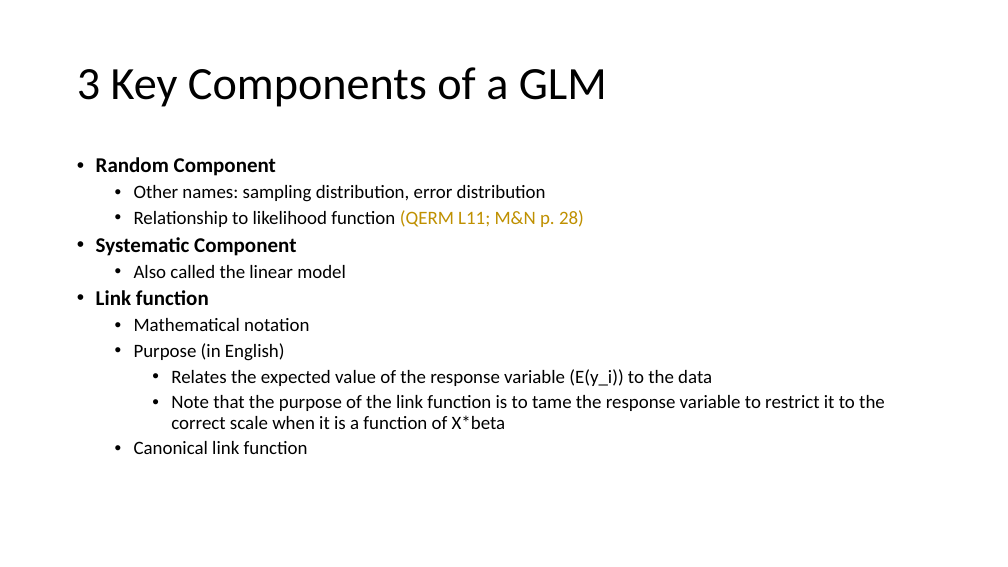
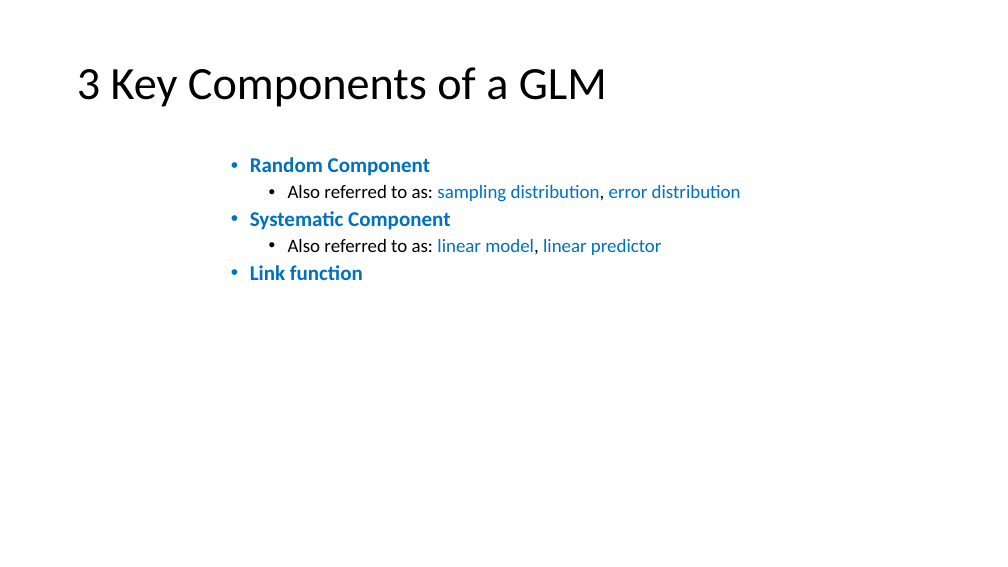
Before and after one commit to ELaBrecque-MMC/RegressionModelOverview, a slide deck: slide 13 of Notes/RegressionModelOverview.pptx. Drawn at 1008x567 pixels with LibreOffice and Linux fonts; fonts in the diff are those of the drawing. Boxes give left, top, right and bottom in pixels: in the first picture for what was removed or moved away, otherwise in the second. Text is boxed around its words. In the diff, an @@ line names an element or a change of style, - is before the commit and + after.

```diff
--- a/Notes/RegressionModelOverview.pptx
+++ b/Notes/RegressionModelOverview.pptx
@@ text "Random Component": place and size @@
-text "Random Component" at (96,157,885,454)
+text "Random Component" at (250,157,741,280)
@@ text at (250,157,450,280): text colour #000000 to #0070C0 in "Random Component", "Systematic Component", "Link function" @@
@@ text at (288,185,741,202): text changed; text colour #000000 to #0070C0 @@
-        • Other names: sampling distribution, error distribution
-        • Relationship to likelihood function (QERM L11; M&N p. 28)
+        • Also referred to as: sampling distribution, error distribution
@@ text at (288,239,662,255): text changed; text colour #000000 to #0070C0 @@
-        • Also called the linear model
+        • Also referred to as: linear model, linear predictor
@@ text at (134,318,885,454): paragraphs removed @@
-        • Mathematical notation
-        • Purpose (in English)
-            • Relates the expected value of the response variable (E(y_i)) to the data
-            • Note that the purpose of the link function is to tame the response variable to restrict it to the correct scale when it is a function of X*beta
-        • Canonical link function
```
Also in this commit, not shown: 1 other slide changed, 3 slides added.
